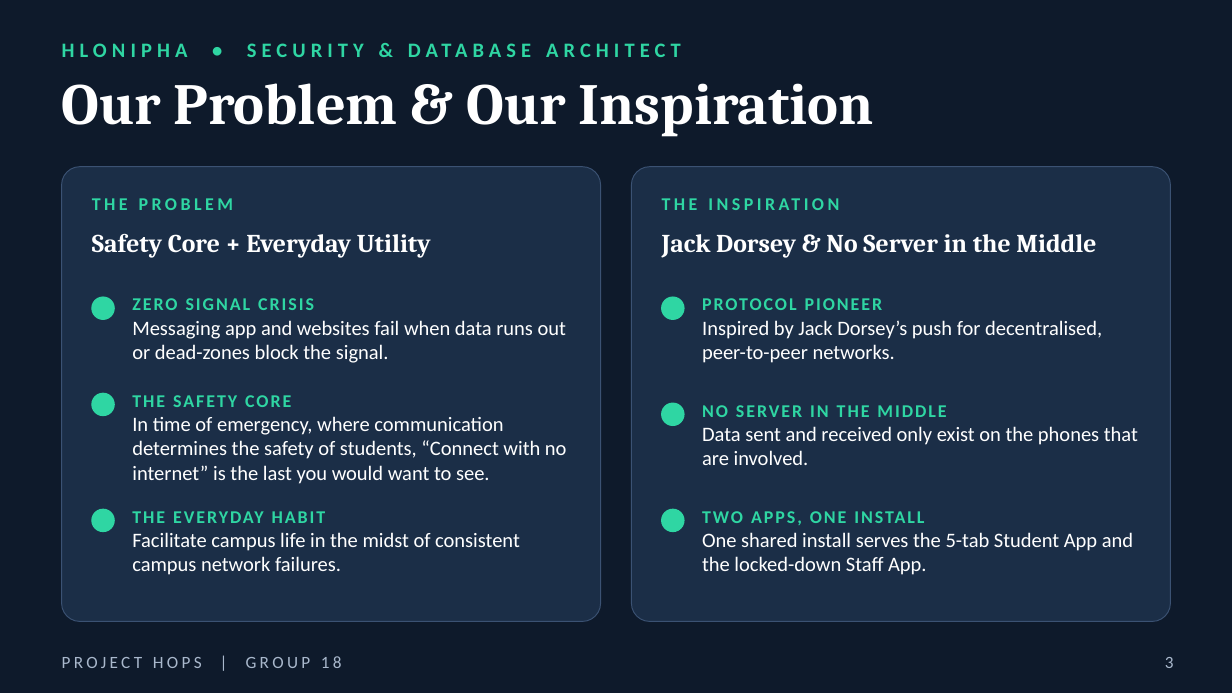
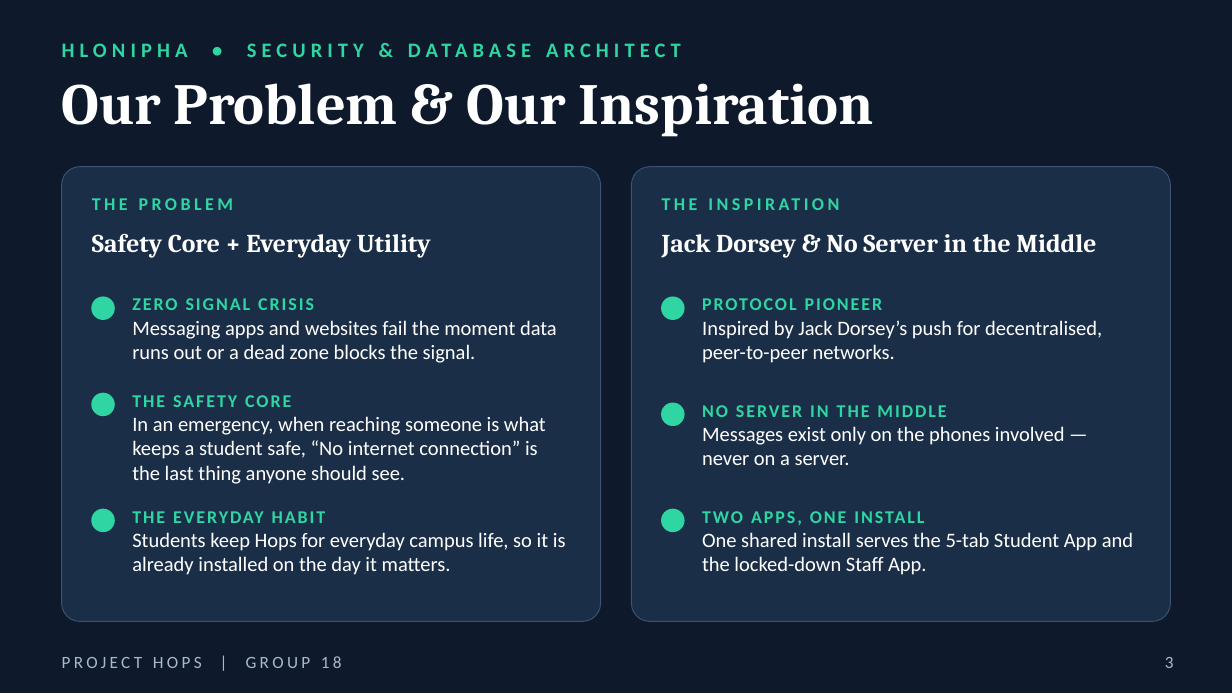
Before and after one commit to victorSam-Ehumadu/Hops_Project, a slide deck: slide 3 of docs/Project_Hops_-_Group_18_Engineering_Deck_v2.pptx. Drawn at 1232x693 pixels with LibreOffice and Linux fonts; fonts in the diff are those of the drawing; background and template pictures are left out. Boxes give left, top, right and bottom in pixels: in the first picture for what was removed or moved away, otherwise in the second. Text is boxed around its words. In the diff, an @@ line names an element or a change of style, - is before the commit and + after.

```diff
--- a/docs/Project_Hops_-_Group_18_Engineering_Deck_v2.pptx
+++ b/docs/Project_Hops_-_Group_18_Engineering_Deck_v2.pptx
@@ text at bbox=[132, 320, 557, 363]: text changed @@
-Messaging app and websites fail when data runs out or dead-zones block the signal.
+Messaging apps and websites fail the moment data runs out or a dead zone blocks the signal.
@@ text at bbox=[132, 416, 546, 484]: text changed @@
-In time of emergency, where communication determines the safety of students, “Connect with no internet” is the last you would want to see.
+In an emergency, when reaching someone is what keeps a student safe, “No internet connection” is the last thing anyone should see.
@@ text at bbox=[702, 426, 1065, 465]: text changed @@
-Data sent and received only exist on the phones that are involved.
+Messages exist only on the phones involved — never on a server.
@@ text at bbox=[132, 532, 566, 575]: text changed @@
-Facilitate campus life in the midst of consistent campus network failures.
+Students keep Hops for everyday campus life, so it is already installed on the day it matters.
```
Also in this commit, not shown: 4 other slides changed, 3 slides added, 2 slides removed, 2 other files.
